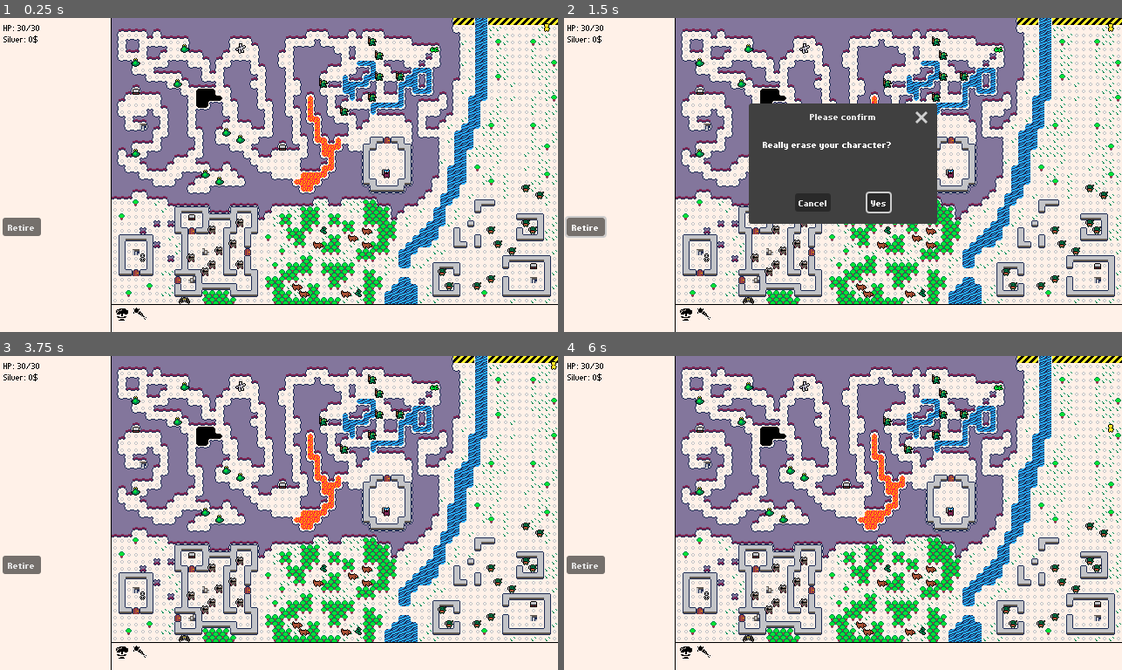
Above: before the commit, frames 1-4 (two rows, left to right).
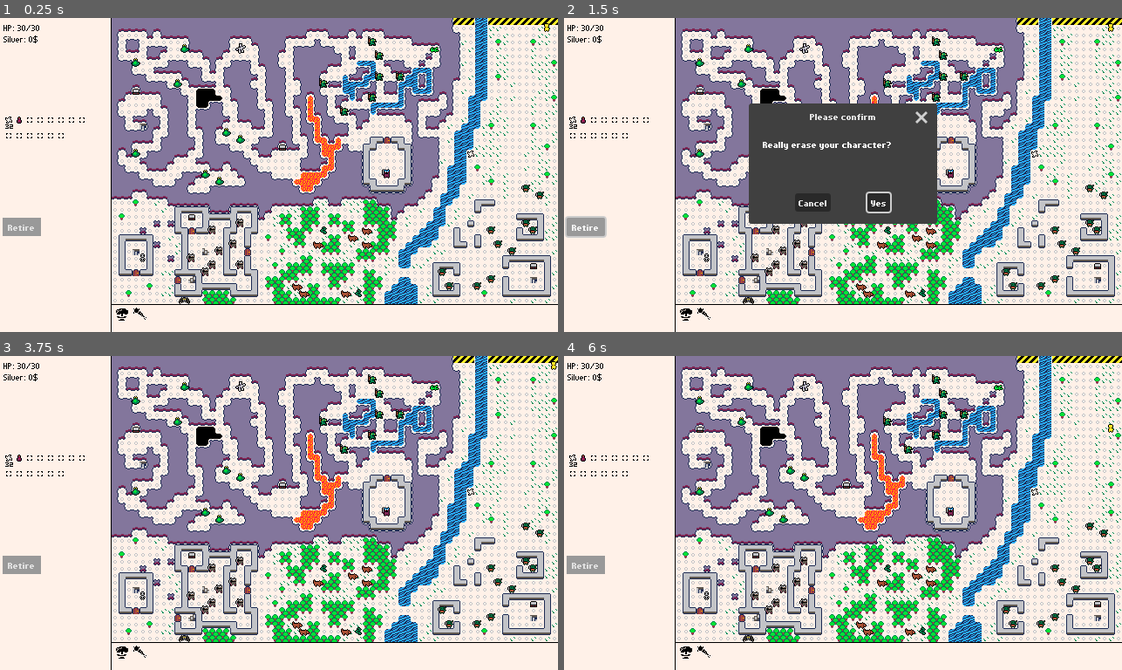
Above: after the commit, the same moments.

Repository: rsaarelm/azoth
Game: Godot game, scene res://game_screen.tscn
Same seed, same stepped clock (60 frames per second), same inputs: the game is played once before the commit and once after it.
Inputs (mouse positions are in pixels of both pictures, inside the frame that each line leads up to):
- Up to frame 1 (0.25 s): no input
- Up to frame 2 (1.5 s): click "Retire" at 0.5 s; click (686, 313) at 1.27 s
- Up to frame 3 (3.75 s): click (139, 651) at 2.02 s; click "Yes" at 2.75 s; tap Enter at 3.5 s; move the mouse to (401, 497) at 3.52 s; hold D (move_right) from 3.53 s (still down); click (401, 497) at 3.67 s
- Up to frame 4 (6 s): release D (move_right) at 4.25 s; tap Space (toggle_pause) at 4.25, 5.75 s; drag from (731, 528) to (815, 575) at 4.27 s; tap Enter at 5 s; move the mouse to (898, 443) at 5.02 s; hold D (move_right) 5.03-5.75 s; click (898, 443) at 5.17 s; drag from (815, 575) to (675, 465) at 5.77 s

The runs differ from the first frame. In frame 1, 0.5% of the frame differs, in the area x 0-85%, y 31-70%; in frame 2, 0.5%; in frame 3, 0.5%; in frame 4, 0.5%.

Commit message:
Item resources and world nodes

Diff:
--- /dev/null
+++ b/armory/healing_potion.tres
@@ -0,0 +1,14 @@
+[gd_resource type="Resource" script_class="Item" load_steps=4 format=3 uid="uid://6uorduhc0dc1"]
+
+[ext_resource type="Texture2D" uid="uid://cfjcxjfudgdwx" path="res://armory/items.png" id="1_esril"]
+[ext_resource type="Script" uid="uid://cvp6gdct0efso" path="res://armory/item.gd" id="1_w4nf8"]
+
+[sub_resource type="AtlasTexture" id="AtlasTexture_ehdjv"]
+atlas = ExtResource("1_esril")
+region = Rect2(0, 16, 8, 8)
+
+[resource]
+script = ExtResource("1_w4nf8")
+name = "healing potion"
+icon = SubResource("AtlasTexture_ehdjv")
+is_stacking = true
--- /dev/null
+++ b/armory/item.gd
@@ -0,0 +1,10 @@
+class_name Item
+extends Resource
+
+## The abstract Item resource.
+
+@export var name := "Unnamed item"
+@export var icon: Texture2D
+
+# If true, instances of the item can be fused into numbered piles.
+@export var is_stacking := false
--- /dev/null
+++ b/armory/item_node.gd
@@ -0,0 +1,41 @@
+@tool  # Make the icon show up in editor
+class_name ItemNode extends Area2D
+
+## Node objects for items that show up on map.
+
+## The resource for the actual item.
+@export var item: Item:
+	get:
+		return item
+	set(value):
+		item = value
+		_refresh()
+
+@export_range(1, 99, 1) var count: int = 1:
+	get:
+		return count
+	set(value):
+		if item and item.is_stacking:
+			count = value
+		else:
+			count = 1
+
+# XXX: Copy-pasted from mob.gd
+var cell: Vector2i:
+	get:
+		return Vector2i(position / Area.CELL_SIZE)
+	set(value):
+		# Make sure to preserve the local offset.
+		var offset = Vector2i(
+			posmod(position.x as int, Area.CELL_SIZE),
+			posmod(position.y as int, Area.CELL_SIZE))
+		position = Vector2(value * Area.CELL_SIZE + offset)
+
+func _ready():
+	_refresh()
+
+func _refresh():
+	if item:
+		$Icon.texture = item.icon
+	else:
+		$Icon.texture = null
--- /dev/null
+++ b/armory/item_node.tscn
@@ -0,0 +1,16 @@
+[gd_scene load_steps=3 format=3 uid="uid://bnigs4sd0eduf"]
+
+[ext_resource type="Script" uid="uid://ceg3r73mgjdrx" path="res://armory/item_node.gd" id="1_owsu1"]
+
+[sub_resource type="CircleShape2D" id="CircleShape2D_owsu1"]
+radius = 2.0
+
+[node name="ItemNode" type="Area2D"]
+collision_layer = 8
+collision_mask = 0
+script = ExtResource("1_owsu1")
+
+[node name="Icon" type="Sprite2D" parent="."]
+
+[node name="CollisionShape2D" type="CollisionShape2D" parent="."]
+shape = SubResource("CircleShape2D_owsu1")
--- /dev/null
+++ b/armory/throwing_star.tres
@@ -0,0 +1,14 @@
+[gd_resource type="Resource" script_class="Item" load_steps=4 format=3 uid="uid://goglsyhkeiey"]
+
+[ext_resource type="Script" uid="uid://cvp6gdct0efso" path="res://armory/item.gd" id="1_b5r6c"]
+[ext_resource type="Texture2D" uid="uid://cfjcxjfudgdwx" path="res://armory/items.png" id="1_un7i0"]
+
+[sub_resource type="AtlasTexture" id="AtlasTexture_362bf"]
+atlas = ExtResource("1_un7i0")
+region = Rect2(40, 8, 8, 8)
+
+[resource]
+script = ExtResource("1_b5r6c")
+name = "throwing star"
+icon = SubResource("AtlasTexture_362bf")
+is_stacking = true
--- a/atlas/area.gd
+++ b/atlas/area.gd
@@ -186,6 +186,14 @@
 			return e
 	return null
 
+## Return item at given cell, or null if none.
+func item_at(cell: Vector2i):
+	var entities = entities_at(cell)
+	for e in entities:
+		if e is ItemNode:
+			return e
+	return null
+
 # Make more raycast methods as needed, raycast_projectile etc.
 
 ## Do a raycast up until you collide with something that blocks vision.
--- a/atlas/sprintmap.tscn
+++ b/atlas/sprintmap.tscn
@@ -1,7 +1,9 @@
-[gd_scene load_steps=3 format=4 uid="uid://nw1paqbifkmo"]
+[gd_scene load_steps=5 format=4 uid="uid://nw1paqbifkmo"]
 
 [ext_resource type="TileSet" uid="uid://bq2yy7xds0ie2" path="res://atlas/tileset.tres" id="1_7geth"]
 [ext_resource type="Script" uid="uid://dbffabqownw0c" path="res://atlas/area.gd" id="2_36h2f"]
+[ext_resource type="PackedScene" uid="uid://bnigs4sd0eduf" path="res://armory/item_node.tscn" id="3_s5gdo"]
+[ext_resource type="Resource" uid="uid://goglsyhkeiey" path="res://armory/throwing_star.tres" id="4_hj07n"]
 
 [node name="Area" type="TileMapLayer"]
 tile_map_data = PackedByteArray("AAA/ACgAAQAAAAAAAAAAAAAAAQAFAAIAAAAAAAEAAQAFAAIAAAAAAAIAAQAGAAIAAAAAAAMAAQAGAAIAAAAAAA …(41904 unchanged characters)…
@@ -15,3 +17,7 @@
 [node name="Spawns" type="TileMapLayer" parent="."]
 tile_map_data = PackedByteArray("AAA7AB0AAAAAAAAABQA8AB4AAAAAAAAABQA3ACAAAAAAAAAABQA2AB4AAAAAAAAABQA5ACEAAAAAAAAABQA9AB …(688 unchanged characters)…
 tile_set = ExtResource("1_7geth")
+
+[node name="ItemNode" parent="." instance=ExtResource("3_s5gdo")]
+position = Vector2(412, 156)
+item = ExtResource("4_hj07n")
--- a/bestiary/mob.gd
+++ b/bestiary/mob.gd
@@ -248,6 +248,12 @@
 		cell += direction
 
 		# Hooks for stepping to a new position go here.
+		var item = area.item_at(cell)
+		if item and is_pc():
+			# Note the item while we don't have any smarter logic here yet.
+			# The player should pick the items up once we can do that.
+			# XXX: Also, need an articles story for a/an.
+			say("\"A" + item.item.name + ".\"")
 
 		return true
 
--- a/bestiary/mob.tscn
+++ b/bestiary/mob.tscn
@@ -7,7 +7,6 @@
 radius = 2.0
 
 [node name="Mob" type="StaticBody2D" groups=["mob"]]
-collision_layer = 3
 collision_mask = 3
 script = ExtResource("1_32vw7")
 
--- a/game_screen.tscn
+++ b/game_screen.tscn
@@ -1,11 +1,14 @@
-[gd_scene load_steps=13 format=3 uid="uid://xtgbp2cv4xk4"]
+[gd_scene load_steps=17 format=3 uid="uid://xtgbp2cv4xk4"]
 
 [ext_resource type="Script" uid="uid://b5lgb5f3rmtt2" path="res://game_screen.gd" id="1_3vj30"]
 [ext_resource type="FontFile" uid="uid://dvpqcoee1hjeb" path="res://common/pf_tempesta_seven_condensed.ttf" id="2_3vj30"]
 [ext_resource type="FontFile" uid="uid://c5pxnvirre88f" path="res://common/pf_tempesta_seven_condensed_bold.ttf" id="3_6mti6"]
 [ext_resource type="Script" uid="uid://c4ijn5mqbm6rr" path="res://console.gd" id="4_aybt7"]
 [ext_resource type="PackedScene" uid="uid://nw1paqbifkmo" path="res://atlas/sprintmap.tscn" id="5_3vj30"]
+[ext_resource type="PackedScene" uid="uid://bhiwb3077h4b4" path="res://item_slot.tscn" id="5_oymjd"]
+[ext_resource type="Resource" uid="uid://goglsyhkeiey" path="res://armory/throwing_star.tres" id="6_aybt7"]
 [ext_resource type="Script" uid="uid://tv8g4wjhqfk0" path="res://hotbar.gd" id="6_o17u5"]
+[ext_resource type="Resource" uid="uid://6uorduhc0dc1" path="res://armory/healing_potion.tres" id="7_aybt7"]
 [ext_resource type="PackedScene" uid="uid://d1tgj56pwbuux" path="res://cursor_sprite.tscn" id="7_u10x5"]
 
 [sub_resource type="StyleBoxFlat" id="StyleBoxFlat_dx7b0"]
@@ -25,6 +28,8 @@
 		if Player.cash >= Rules.level_up_cost(Player.level + 1):
 			text += \"*\"
 "
+
+[sub_resource type="StyleBoxFlat" id="StyleBoxFlat_viusa"]
 
 [sub_resource type="GDScript" id="GDScript_6mti6"]
 script/source = "extends Button
@@ -94,13 +99,67 @@
 autowrap_mode = 3
 script = ExtResource("4_aybt7")
 
-[node name="Button" type="Button" parent="HSplitContainer/SidePanel"]
+[node name="Inventory" type="GridContainer" parent="HSplitContainer/SidePanel"]
+layout_mode = 0
+offset_left = 5.0
+offset_top = 112.0
+offset_right = 119.0
+offset_bottom = 168.0
+columns = 8
+
+[node name="ItemSlot" parent="HSplitContainer/SidePanel/Inventory" instance=ExtResource("5_oymjd")]
+layout_mode = 2
+item = ExtResource("6_aybt7")
+count = 32
+
+[node name="ItemSlot2" parent="HSplitContainer/SidePanel/Inventory" instance=ExtResource("5_oymjd")]
+layout_mode = 2
+item = ExtResource("7_aybt7")
+
+[node name="ItemSlot3" parent="HSplitContainer/SidePanel/Inventory" instance=ExtResource("5_oymjd")]
+layout_mode = 2
+
+[node name="ItemSlot4" parent="HSplitContainer/SidePanel/Inventory" instance=ExtResource("5_oymjd")]
+layout_mode = 2
+
+[node name="ItemSlot5" parent="HSplitContainer/SidePanel/Inventory" instance=ExtResource("5_oymjd")]
+layout_mode = 2
+
+[node name="ItemSlot6" parent="HSplitContainer/SidePanel/Inventory" instance=ExtResource("5_oymjd")]
+layout_mode = 2
+
+[node name="ItemSlot7" parent="HSplitContainer/SidePanel/Inventory" instance=ExtResource("5_oymjd")]
+layout_mode = 2
+
+[node name="ItemSlot8" parent="HSplitContainer/SidePanel/Inventory" instance=ExtResource("5_oymjd")]
+layout_mode = 2
+
+[node name="ItemSlot9" parent="HSplitContainer/SidePanel/Inventory" instance=ExtResource("5_oymjd")]
+layout_mode = 2
+
+[node name="ItemSlot10" parent="HSplitContainer/SidePanel/Inventory" instance=ExtResource("5_oymjd")]
+layout_mode = 2
+
+[node name="ItemSlot11" parent="HSplitContainer/SidePanel/Inventory" instance=ExtResource("5_oymjd")]
+layout_mode = 2
+
+[node name="ItemSlot12" parent="HSplitContainer/SidePanel/Inventory" instance=ExtResource("5_oymjd")]
+layout_mode = 2
+
+[node name="ItemSlot13" parent="HSplitContainer/SidePanel/Inventory" instance=ExtResource("5_oymjd")]
+layout_mode = 2
+
+[node name="ItemSlot14" parent="HSplitContainer/SidePanel/Inventory" instance=ExtResource("5_oymjd")]
+layout_mode = 2
+
+[node name="RetireButton" type="Button" parent="HSplitContainer/SidePanel"]
 layout_mode = 0
 offset_left = 3.0
 offset_top = 229.0
 offset_right = 47.0
 offset_bottom = 250.0
 theme_override_font_sizes/font_size = 8
+theme_override_styles/normal = SubResource("StyleBoxFlat_viusa")
 text = "Retire"
 script = SubResource("GDScript_6mti6")
 
@@ -141,4 +200,4 @@
 dialog_text = "Are you sure you want to cancel the
 stopping of the quitting?"
 
-[connection signal="pressed" from="HSplitContainer/SidePanel/Button" to="HSplitContainer/SidePanel/Button" method="_on_pressed"]
+[connection signal="pressed" from="HSplitContainer/SidePanel/RetireButton" to="HSplitContainer/SidePanel/RetireButton" method="_on_pressed"]
--- /dev/null
+++ b/item_slot.gd
@@ -0,0 +1,10 @@
+extends Control
+
+@export var item: Item
+@export var count := 1
+
+func _ready():
+	if item != null:
+		$Icon.texture = item.icon
+		if count > 1:
+			$Count.text = str(count)
--- /dev/null
+++ b/item_slot.tscn
@@ -0,0 +1,43 @@
+[gd_scene load_steps=5 format=3 uid="uid://bhiwb3077h4b4"]
+
+[ext_resource type="Script" uid="uid://bc05je4njpqfs" path="res://item_slot.gd" id="1_i83bl"]
+[ext_resource type="Texture2D" uid="uid://cfjcxjfudgdwx" path="res://armory/items.png" id="1_vo707"]
+[ext_resource type="FontFile" uid="uid://cktjgvrfii0kn" path="res://common/tinypixel.otf" id="2_2fujg"]
+
+[sub_resource type="AtlasTexture" id="AtlasTexture_ykwrd"]
+atlas = ExtResource("1_vo707")
+region = Rect2(0, 0, 8, 8)
+
+[node name="ItemSlot" type="Control"]
+custom_minimum_size = Vector2(8, 14)
+layout_mode = 3
+anchors_preset = 15
+anchor_right = 1.0
+anchor_bottom = 1.0
+offset_right = -630.0
+offset_bottom = -344.0
+grow_horizontal = 2
+grow_vertical = 2
+script = ExtResource("1_i83bl")
+
+[node name="Icon" type="TextureRect" parent="."]
+unique_name_in_owner = true
+layout_mode = 0
+offset_left = 1.0
+offset_top = 1.0
+offset_right = 9.0
+offset_bottom = 9.0
+texture = SubResource("AtlasTexture_ykwrd")
+
+[node name="Count" type="Label" parent="."]
+unique_name_in_owner = true
+layout_mode = 0
+offset_left = 1.0
+offset_top = 9.0
+offset_right = 9.0
+offset_bottom = 16.0
+theme_override_colors/font_color = Color(0, 0, 0, 1)
+theme_override_colors/font_outline_color = Color(1, 0.94509804, 0.9098039, 1)
+theme_override_constants/outline_size = 4
+theme_override_fonts/font = ExtResource("2_2fujg")
+theme_override_font_sizes/font_size = 7
--- a/project.godot
+++ b/project.godot
@@ -85,6 +85,7 @@
 2d_physics/layer_1="Wall"
 2d_physics/layer_2="Chasm"
 2d_physics/layer_3="Opaque"
+2d_physics/layer_4="Item"
 
 [rendering]
 
Not shown, added: armory/item.gd.uid
Not shown, added: armory/item_node.gd.uid
Binary file changed: armory/items.png
Not shown, added: item_slot.gd.uid
